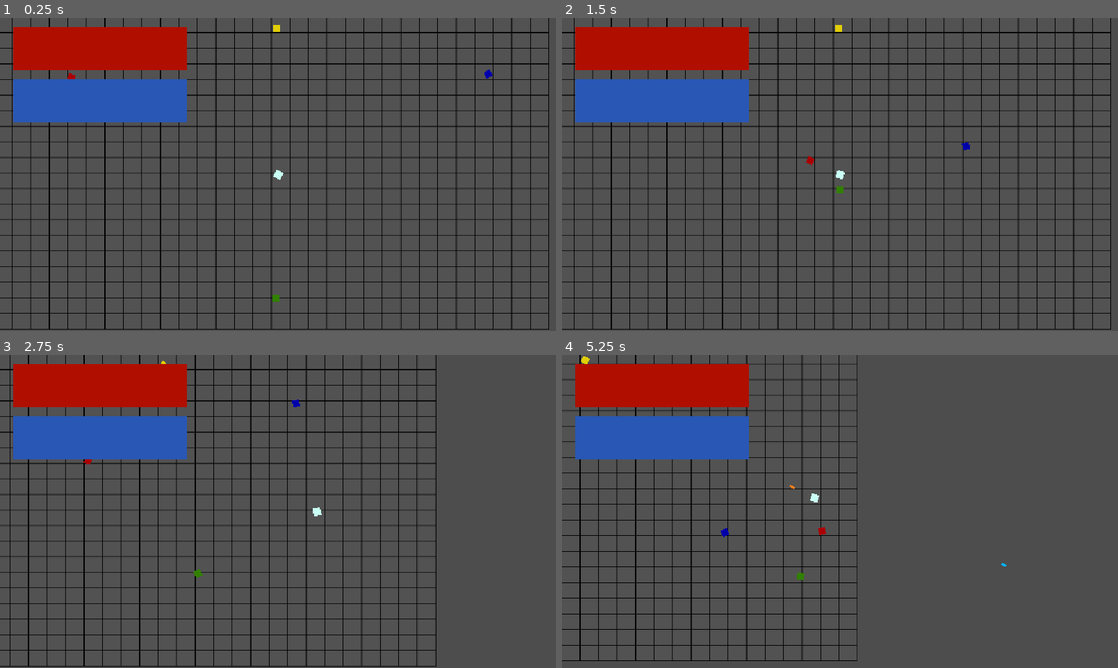
Above: before the commit, frames 1-4 (two rows, left to right).
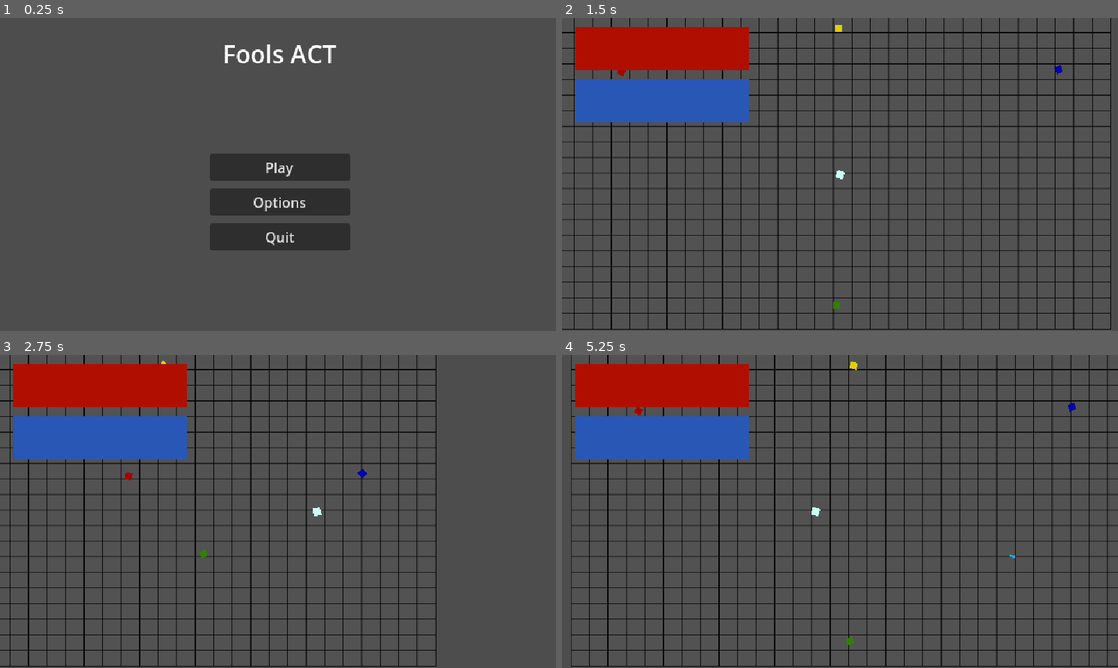
Above: after the commit, the same moments.

Repository: EmpexOri/OperationHavok
Game: Godot game, scene res://Scenes/MenuScene.tscn
The game is run twice, just before and just after one commit, with the same random seed, the same clock (stepped at 60 frames per second) and the same inputs. Before the commit the project starts from res://Scenes/PlaygroundScene.tscn.
Inputs (mouse positions are in pixels of both pictures, inside the frame that each line leads up to):
- Up to frame 1 (0.25 s): no input
- Up to frame 2 (1.5 s): click (840, 202) at 0.5 s, where only the run after the commit has a clickable "Options"; click (840, 168) at 1.25 s, where only the run after the commit has a clickable "Play"
- Up to frame 3 (2.75 s): move the mouse to (400, 495) at 2.02 s; hold D (right) from 2.03 s (still down); click (400, 495) at 2.1 s
- Up to frame 4 (5.25 s): move the mouse to (728, 527) at 2.77 s; release D (right) at 2.78 s; hold S (down) 2.78-3.53 s; click (728, 527) at 2.85 s; move the mouse to (895, 442) at 3.52 s; hold D (right) 3.53-4.28 s; click (895, 442) at 3.6 s; move the mouse to (812, 574) at 4.27 s; hold W (up) 4.28-5.03 s; click (812, 574) at 4.35 s; move the mouse to (1006, 558) at 5.02 s; hold A (left) from 5.03 s (still down); click (1006, 558) at 5.1 s

The runs differ from the first frame. In frame 1, 23% of the frame differs, in the area x 0-99%, y 0-100%; in frame 2, 0.2%; in frame 3, 0.2%; in frame 4, 13%.

Commit message:
Simple partially functional main menu
The start button works

Diff:
--- /dev/null
+++ b/Assets/Scripts/Menu Scripts/MenuScene.gd
@@ -0,0 +1,13 @@
+extends Node2D
+
+func OnPlayButtonPressed() -> void:
+	print("Pressed")
+	get_tree().change_scene_to_file("res:///Scenes/PlaygroundScene.tscn")
+
+
+func OnOptionsButtonPressed() -> void:
+	pass # Replace with function body.
+
+
+func OnQuitButtonPressed() -> void:
+	pass # Replace with function body.
--- a/Scenes/MenuScene.tscn
+++ b/Scenes/MenuScene.tscn
@@ -1,3 +1,41 @@
-[gd_scene format=3 uid="uid://kjmdqey636rw"]
+[gd_scene load_steps=2 format=3 uid="uid://kjmdqey636rw"]
+
+[ext_resource type="Script" uid="uid://oppimbyc3te2" path="res://Assets/Scripts/Menu Scripts/MenuScene.gd" id="1_36iol"]
 
 [node name="MenuScene" type="Node2D"]
+script = ExtResource("1_36iol")
+
+[node name="Title" type="Label" parent="."]
+offset_left = 1.0
+offset_top = 21.0
+offset_right = 641.0
+offset_bottom = 62.0
+theme_type_variation = &"HeaderLarge"
+text = "Fools ACT"
+horizontal_alignment = 1
+vertical_alignment = 1
+
+[node name="PlayButton" type="Button" parent="."]
+offset_left = 241.0
+offset_top = 156.0
+offset_right = 403.0
+offset_bottom = 187.0
+text = "Play"
+
+[node name="OptionsButton" type="Button" parent="."]
+offset_left = 241.0
+offset_top = 196.0
+offset_right = 403.0
+offset_bottom = 227.0
+text = "Options"
+
+[node name="QuitButton" type="Button" parent="."]
+offset_left = 241.0
+offset_top = 236.0
+offset_right = 403.0
+offset_bottom = 267.0
+text = "Quit"
+
+[connection signal="pressed" from="PlayButton" to="." method="OnPlayButtonPressed"]
+[connection signal="pressed" from="OptionsButton" to="." method="OnOptionsButtonPressed"]
+[connection signal="pressed" from="QuitButton" to="." method="OnQuitButtonPressed"]
--- a/project.godot
+++ b/project.godot
@@ -11,7 +11,7 @@
 [application]
 
 config/name="The Fools Act"
-run/main_scene="res://Scenes/PlaygroundScene.tscn"
+run/main_scene="uid://kjmdqey636rw"
 config/features=PackedStringArray("4.4", "GL Compatibility")
 config/icon="res://icon.svg"
 
Not shown, added: Assets/Scripts/Menu Scripts/MenuScene.gd.uid
